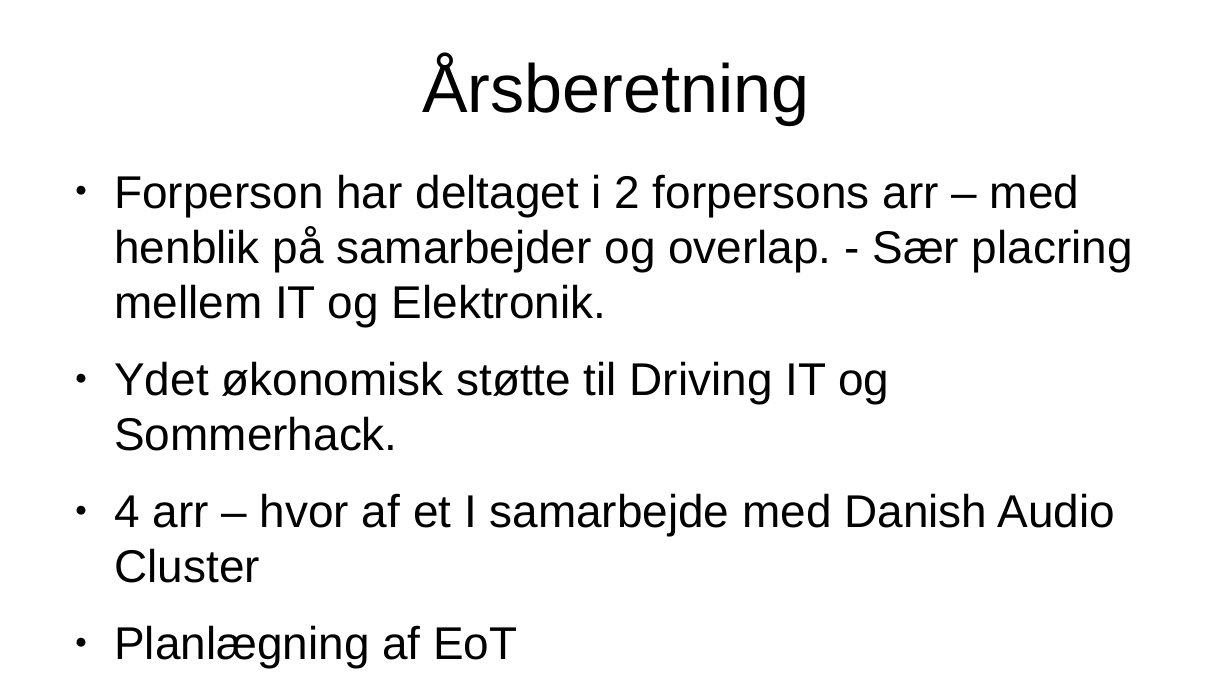
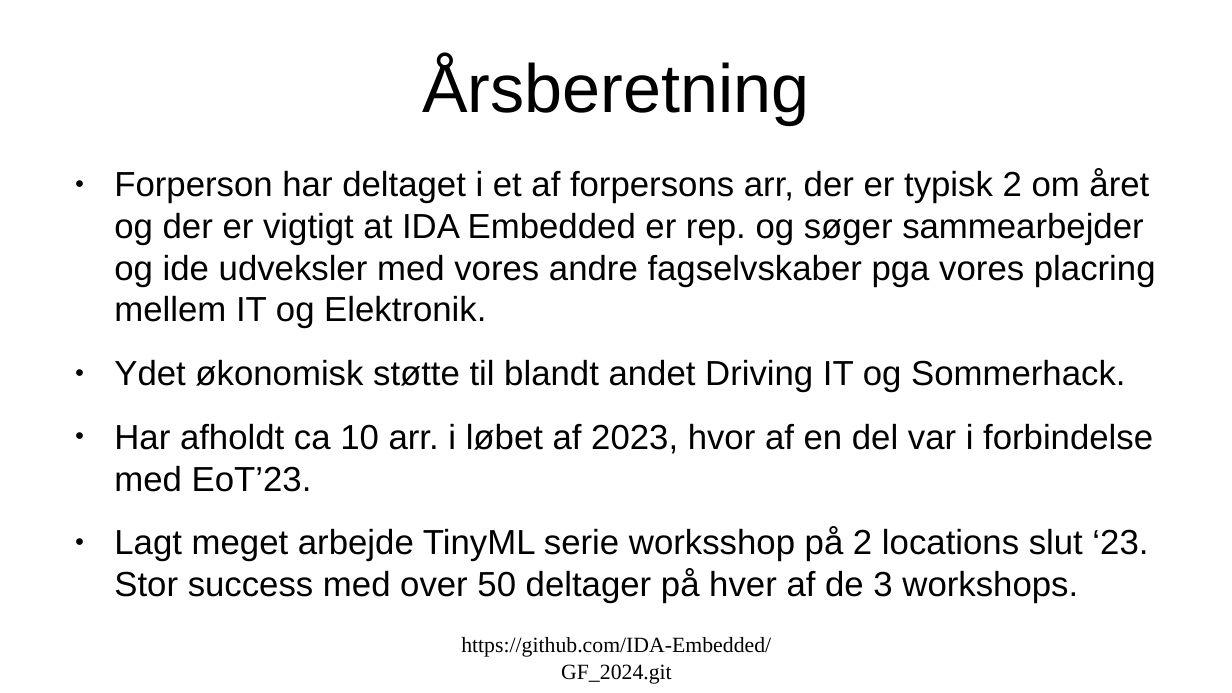
Before and after one commit to IDA-Embedded/GF_2024, a slide deck: slide 4 of IDA_embedded_GF_2024.odp. Drawn at 1232x693 pixels with LibreOffice and Linux fonts; fonts in the diff are those of the drawing. Boxes give left, top, right and bottom in pixels: in the first picture for what was removed or moved away, otherwise in the second. Text is boxed around its words. In the diff, an @@ line names an element or a change of style, - is before the commit and + after.

```diff
--- a/IDA_embedded_GF_2024.odp
+++ b/IDA_embedded_GF_2024.odp
@@ text at <box>114,168,1156,603</box>: text changed; size 29.6 to 22.4 pt @@
-● Forperson har deltaget i 2 forpersons arr – med henblik på samarbejder og overlap. - Sær placring mellem IT og Elektronik.
-● Ydet økonomisk støtte til Driving IT og Sommerhack.
-● 4 arr – hvor af et I samarbejde med Danish Audio Cluster
-● Planlægning af EoT
+● Forperson har deltaget i et af forpersons arr, der er typisk 2 om året og der er vigtigt at IDA Embedded er rep. og søger sammearbejder og ide udveksler med vores andre fagselvskaber pga vores placring mellem IT og Elektronik.
+● Ydet økonomisk støtte til blandt andet Driving IT og Sommerhack.
+● Har afholdt ca 10 arr. i løbet af 2023, hvor af en del var i forbindelse med EoT’23.
+● Lagt meget arbejde TinyML serie worksshop på 2 locations slut ‘23. Stor success med over 50 deltager på hver af de 3 workshops.
@@ text added at <box>461,637,771,684</box>, 14 pt, text #000000 @@
+https://github.com/IDA-Embedded/GF_2024.git
```
Also in this commit, not shown: 5 other slides changed, 4 slides added, 3 other files.
